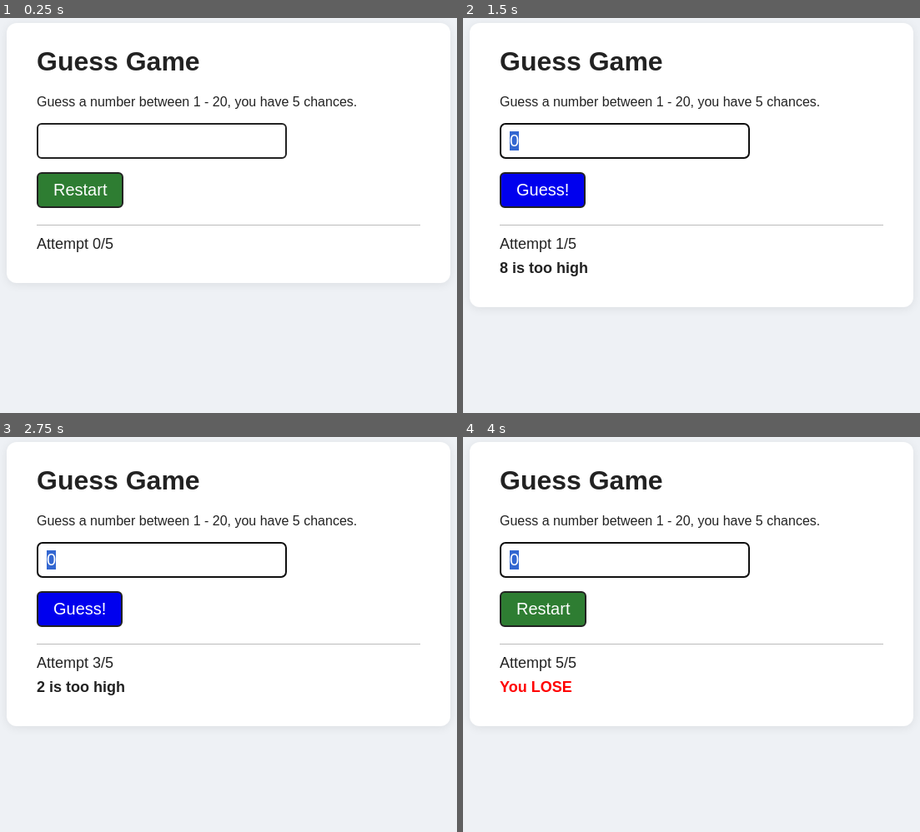
Above: before the commit, frames 1-4 (two rows, left to right).
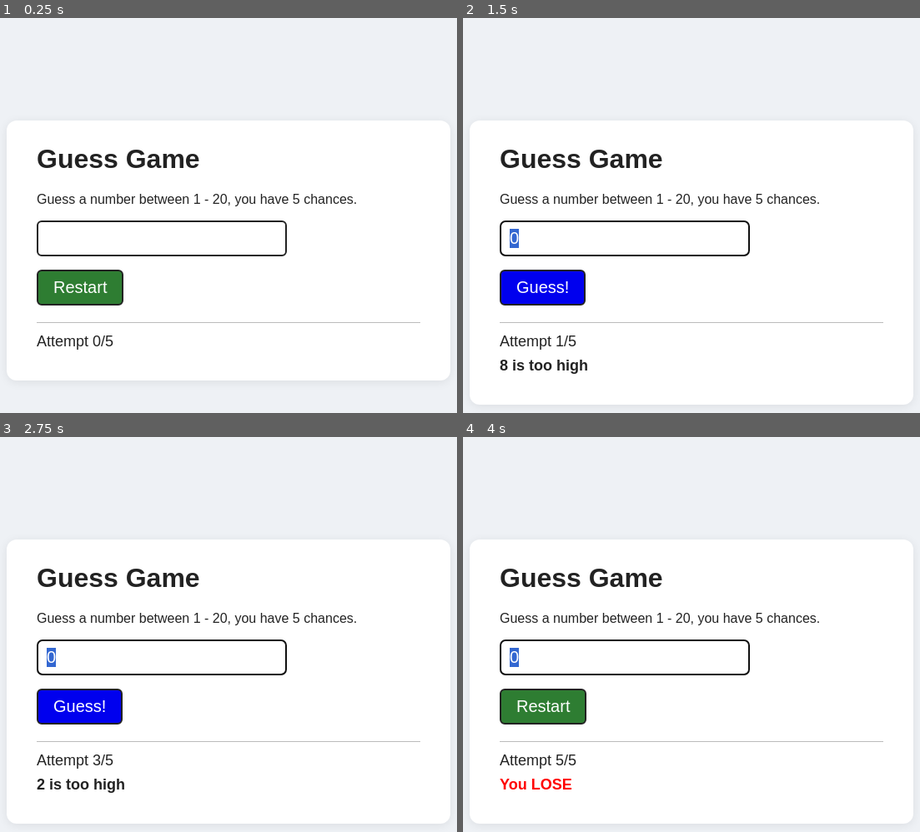
Above: after the commit, the same moments.

Repository: pnda121/Guess-game
Game: browser game, page index.html
Same seed, same stepped clock (60 frames per second), same inputs: the game is played once before the commit and once after it.
Inputs (mouse positions are in pixels of both pictures, inside the frame that each line leads up to; where the layout moved, square brackets give the same spot in the first picture):
- Up to frame 1 (0.25 s): no input
- Up to frame 2 (1.5 s): click (622, 239) [622, 140] at 0.27 s; type "Alex" at 0.27 s; click "Restart" at 0.52 s; click (622, 239) [622, 140] at 1.27 s; type "8" at 1.27 s; tap Enter at 1.3 s
- Up to frame 3 (2.75 s): click "Guess!" at 1.87 s; click (159, 658) [159, 559] at 2.47 s; type "2" at 2.47 s; tap Enter at 2.5 s
- Up to frame 4 (4 s): click "Guess!" at 3.07 s; click (622, 658) [622, 559] at 3.67 s; type "6" at 3.67 s; tap Enter at 3.7 s

The runs differ from the first frame. In frame 1, 8.3% of the frame differs, in the area x 1-99%, y 8-84%; in frame 2, 9.0%, in the area x 1-99%, y 8-91%; in frame 3, 9.0%; in frame 4, 9.0%.

Commit message:
Update index.html

Diff:
--- a/index.html
+++ b/index.html
@@ -20,6 +20,7 @@
       padding: 28px 36px;
       border-radius: 12px;
       box-shadow: 0 2px 12px rgba(0, 0, 0, 0.08);
+      margin-top : 10%;
     }
 
     h1 {
